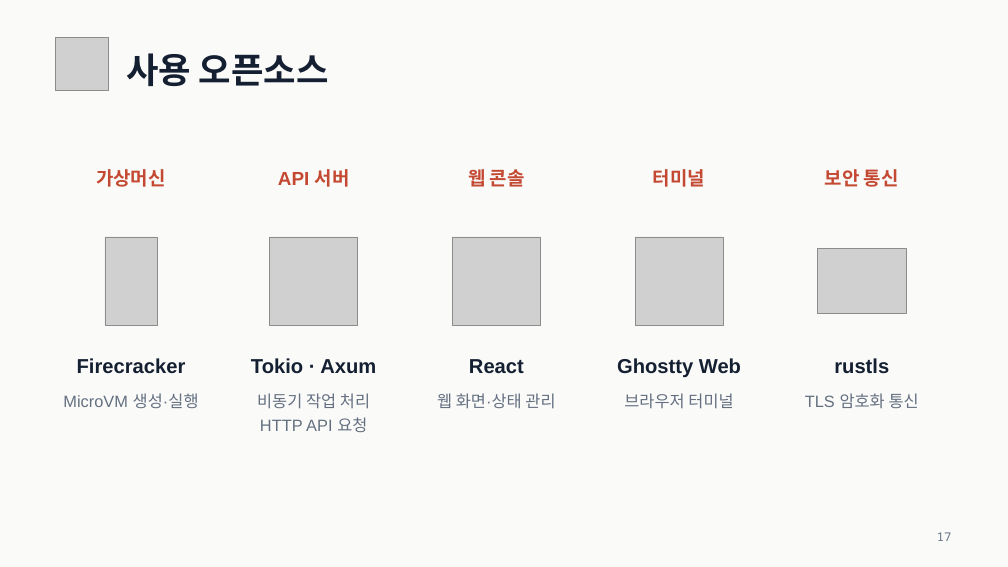
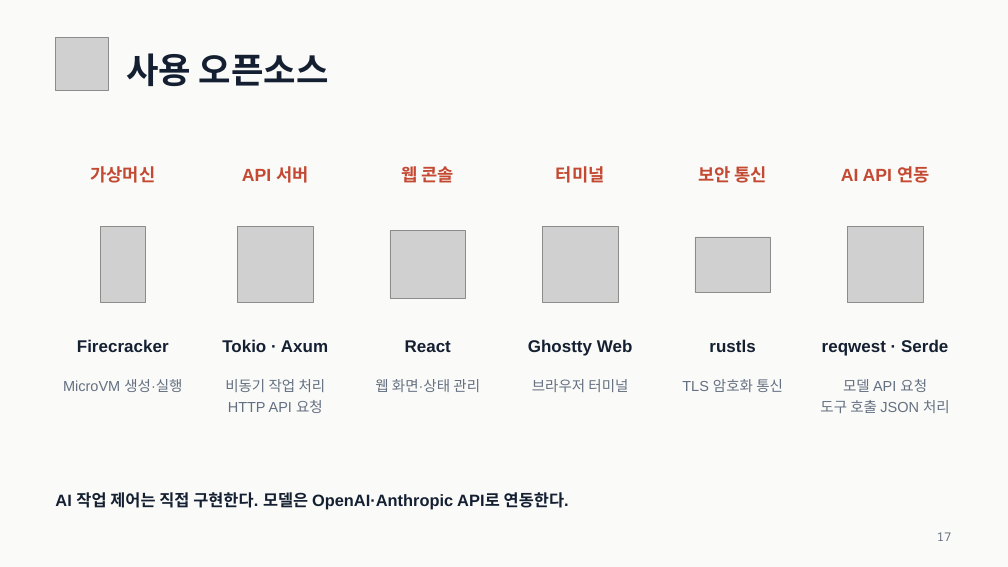
Before and after one commit to SteelCrab/Firecrab-pptx, a slide deck: slide 17 of output/Firecrab_3633_제출자료/제출파일/2026 오픈소스 개발자대회 2차 평가 발표 자료_3633_JustForFun.pptx. Drawn at 1008x567 pixels with LibreOffice and Linux fonts; fonts in the diff are those of the drawing; grey boxes stand for pictures. Boxes give left, top, right and bottom in pixels: in the first picture for what was removed or moved away, otherwise in the second. Text is boxed around its words. In the diff, an @@ line names an element or a change of style, - is before the commit and + after.

```diff
--- a/output/Firecrab_3633_제출자료/제출파일/2026 오픈소스 개발자대회 2차 평가 발표 자료_3633_JustForFun.pptx
+++ b/output/Firecrab_3633_제출자료/제출파일/2026 오픈소스 개발자대회 2차 평가 발표 자료_3633_JustForFun.pptx
@@ text "API 서버": place and size @@
-text "API 서버" at (278, 169, 350, 187)
+text "API 서버" at (242, 166, 308, 183)
@@ text "웹 콘솔": place and size @@
-text "웹 콘솔" at (468, 166, 525, 191)
+text "웹 콘솔" at (401, 166, 454, 183)
@@ text "터미널": place and size @@
-text "터미널" at (653, 169, 705, 187)
+text "터미널" at (556, 166, 605, 183)
@@ size 22.5 to 21 pt in 5 elements at (90, 166, 155, 183), (242, 166, 308, 183), (401, 166, 454, 183), (556, 166, 605, 183), (698, 166, 767, 183) @@
@@ text "보안 통신": place and size @@
-text "보안 통신" at (825, 169, 899, 187)
+text "보안 통신" at (698, 166, 767, 183)
@@ text added at (841, 166, 929, 183), 21 pt, text #C44932, bold @@
+AI API 연동
@@ picture: place and size @@
-picture at (105, 237, 157, 325)
+picture at (100, 227, 145, 302)
@@ picture: place and size @@
-picture at (270, 237, 358, 325)
+picture at (238, 227, 313, 302)
@@ picture: place and size @@
-picture at (452, 237, 541, 325)
+picture at (390, 230, 466, 298)
@@ picture: place and size @@
-picture at (635, 237, 723, 325)
+picture at (542, 227, 618, 302)
@@ picture: place and size @@
-picture at (818, 249, 906, 313)
+picture at (695, 237, 770, 293)
@@ picture added at (847, 227, 923, 302) @@
@@ text "Firecracker": place and size @@
-text "Firecracker" at (77, 358, 186, 374)
+text "Firecracker" at (77, 339, 169, 352)
@@ text "Tokio · Axum": place and size @@
-text "Tokio · Axum" at (251, 358, 376, 374)
+text "Tokio · Axum" at (222, 339, 328, 352)
@@ text "React": place and size @@
-text "React" at (469, 359, 524, 374)
+text "React" at (405, 340, 451, 352)
@@ text "Ghostty Web": place and size @@
-text "Ghostty Web" at (617, 358, 741, 377)
+text "Ghostty Web" at (528, 339, 633, 356)
@@ size 24 to 20.2 pt in 5 elements at (77, 339, 169, 352), (222, 339, 328, 352), (405, 340, 451, 352), (528, 339, 633, 356), (709, 339, 755, 352) @@
@@ text "rustls": place and size @@
-text "rustls" at (834, 358, 889, 374)
+text "rustls" at (709, 339, 755, 352)
@@ text added at (822, 339, 948, 356), 20.2 pt, text #142032, bold @@
+reqwest · Serde
@@ text "MicroVM 생성·실행": place and size @@
-text "MicroVM 생성·실행" at (63, 393, 199, 408)
+text "MicroVM 생성·실행" at (63, 379, 182, 392)
@@ text "비동기 작업 처리": place and size @@
-text "비동기 작업 처리" at (257, 393, 370, 432)
+text "비동기 작업 처리" at (225, 379, 326, 413)
@@ text "웹 화면·상태 관리": place and size @@
-text "웹 화면·상태 관리" at (437, 393, 555, 409)
+text "웹 화면·상태 관리" at (375, 379, 480, 392)
@@ text "브라우저 터미널": place and size @@
-text "브라우저 터미널" at (624, 393, 733, 409)
+text "브라우저 터미널" at (532, 379, 628, 392)
@@ size 19.5 to 17.2 pt in 5 elements at (63, 379, 182, 392), (225, 379, 326, 413), (375, 379, 480, 392), (532, 379, 628, 392), (682, 379, 783, 392) @@
@@ text "TLS 암호화 통신": place and size @@
-text "TLS 암호화 통신" at (805, 393, 919, 408)
+text "TLS 암호화 통신" at (682, 379, 783, 392)
@@ text added at (820, 379, 950, 413), 17.2 pt, text #647081 @@
+모델 API 요청
+도구 호출 JSON 처리
@@ text added at (55, 492, 569, 509), 19.5 pt, text #142032, bold @@
+AI 작업 제어는 직접 구현한다. 모델은 OpenAI·Anthropic API로 연동한다.
```
Also in this commit, not shown: 5 other slides changed, 4 slides added, 4 slides removed, 32 other files.
